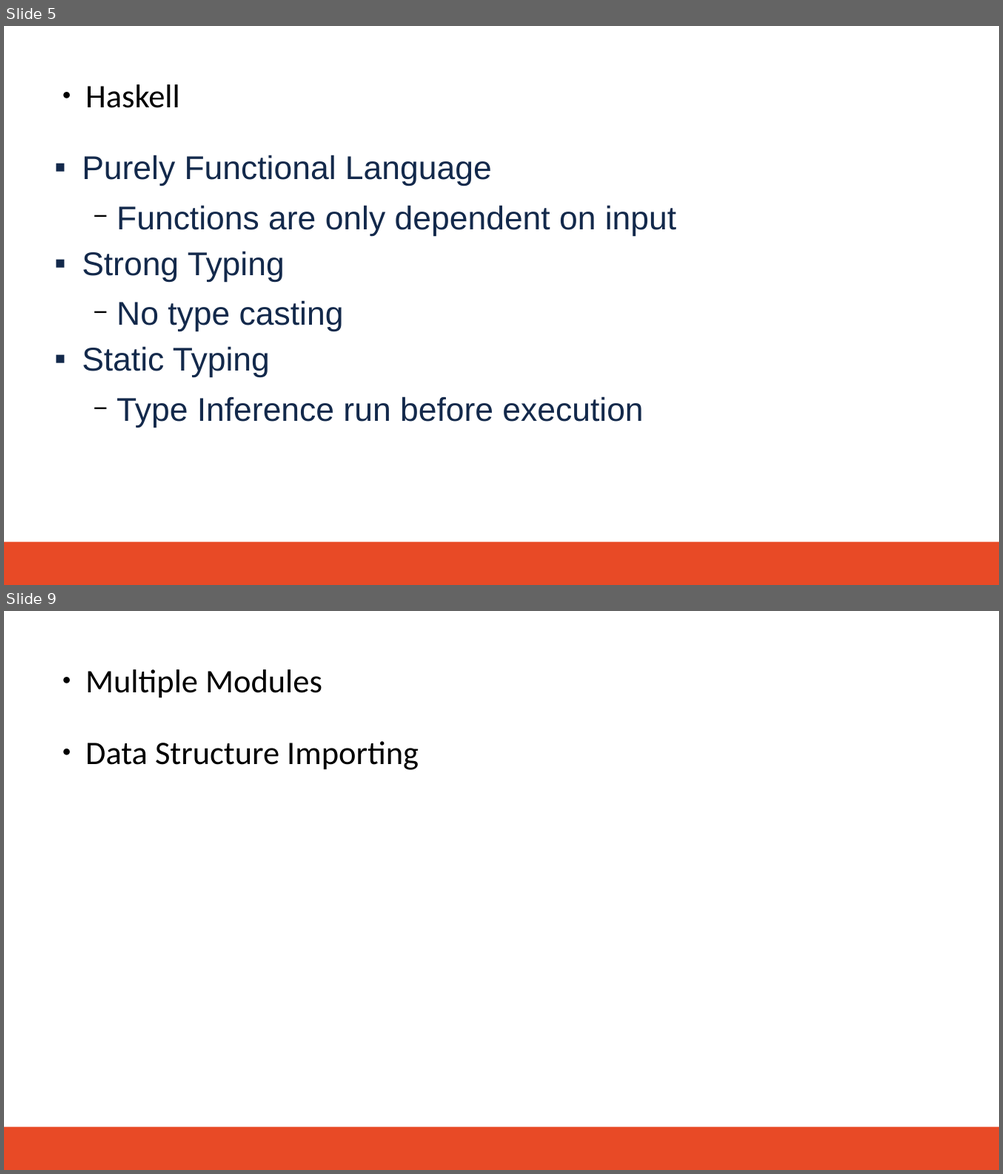
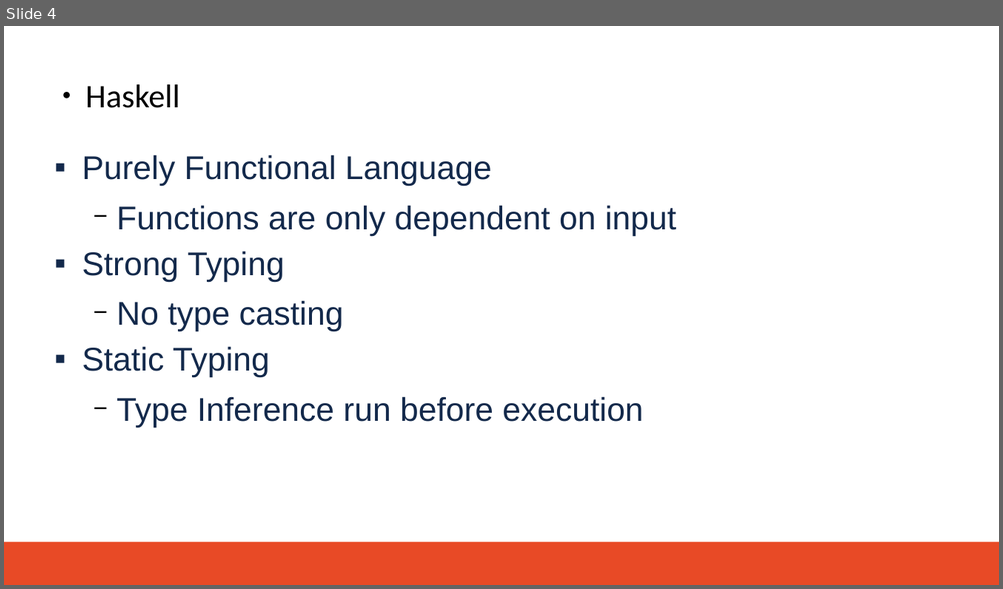
Before and after one commit to brrmorre/SeniorThesis, a slide deck: presentation/presentation.odp. Shown one above the other, each under a label of ours: slides 5 and 9 before the commit, slide 4 after it; the slides between them are not shown. The pictures are 1003x1174 and 1003x589 pixels, drawn with LibreOffice and Linux fonts; fonts in the diff are those of the drawing; background and template pictures are left out. Boxes give left, top, right and bottom in pixels: in the first picture for what was removed or moved away, otherwise in the second. Text is boxed around its words. In the diff, an @@ line names an element or a change of style, - is before the commit and + after.

```diff
--- a/presentation/presentation.odp
+++ b/presentation/presentation.odp
@@ slide 9 removed at [4,611,999,1170], background #FFFFFF; not listed: 1 template element that a slide beside it also shows @@
@@ text removed at [85,669,322,698] @@
-● Multiple Modules
@@ text removed at [85,741,418,770] @@
-● Data Structure Importing
@@ what was slide 5 is now slide 4 @@
```
Also in this commit, not shown: 3 slides changed, 2 slides added, 2 other slides removed, 7 other files.
